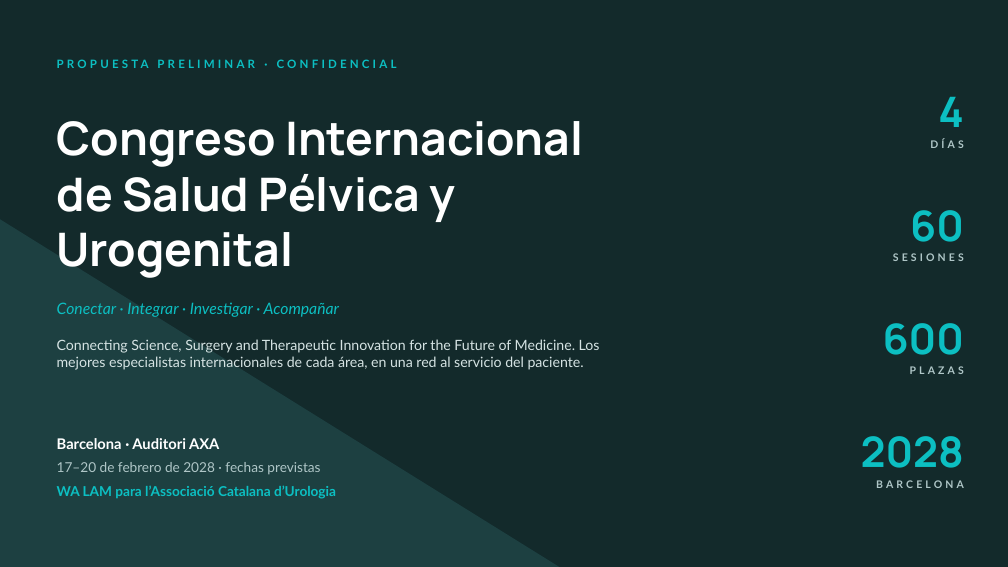
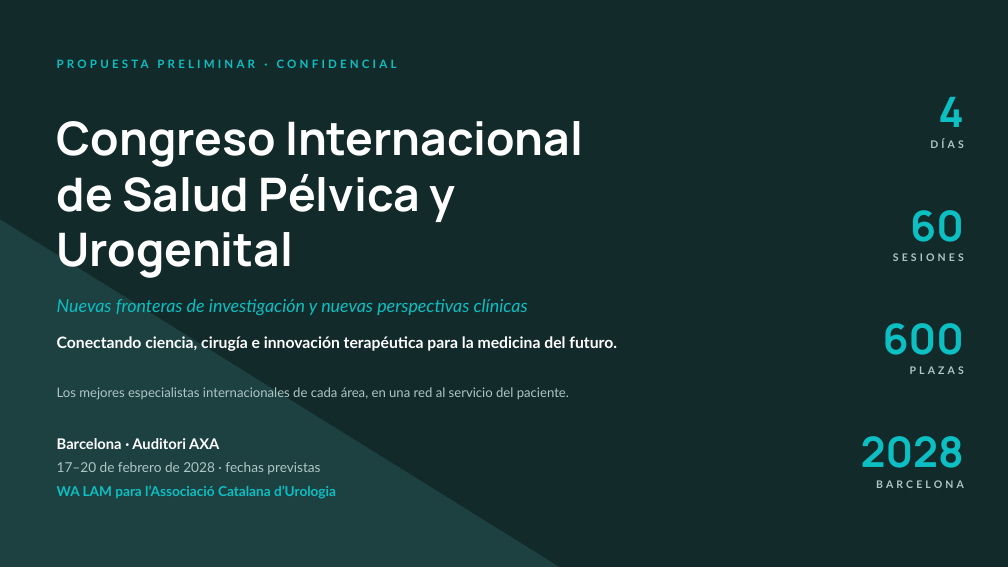
Before and after one commit to walam-bcn/formacion-olivier-bazin, a slide deck: slide 1 of Propuesta_Congreso_Salud_Pelvica_Urogenital_WALAM.pptx. Drawn at 1008x567 pixels with LibreOffice and Linux fonts; fonts in the diff are those of the drawing. Boxes give left, top, right and bottom in pixels: in the first picture for what was removed or moved away, otherwise in the second. Text is boxed around its words. In the diff, an @@ line names an element or a change of style, - is before the commit and + after.

```diff
--- a/Propuesta_Congreso_Salud_Pelvica_Urogenital_WALAM.pptx
+++ b/Propuesta_Congreso_Salud_Pelvica_Urogenital_WALAM.pptx
@@ text added at (57, 299, 528, 315), 17 pt, text #0CBFC2, italic @@
+Nuevas fronteras de investigación y nuevas perspectivas clínicas
@@ text removed at (57, 302, 339, 317) @@
-Conectar · Integrar · Investigar · Acompañar
@@ text added at (57, 336, 617, 351), 15 pt, text #FFFFFF, bold @@
+Conectando ciencia, cirugía e innovación terapéutica para la medicina del futuro.
@@ text at (57, 387, 569, 400): text changed; size 13.5 to 12.5 pt; text colour #D5E3E3 to #AFC6C7 @@
-Connecting Science, Surgery and Therapeutic Innovation for the Future of Medicine. Los mejores especialistas internacionales de cada área, en una red al servicio del paciente.
+Los mejores especialistas internacionales de cada área, en una red al servicio del paciente.
```
Also in this commit, not shown: 1 other file.
